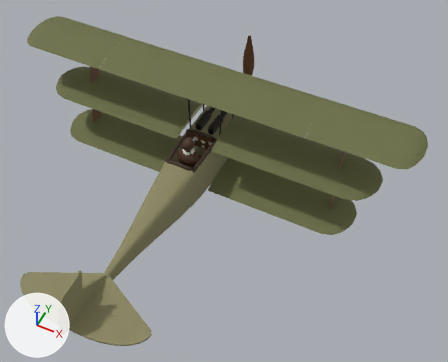
A saved change to the glTF model public/models/fokker_dri.glb.
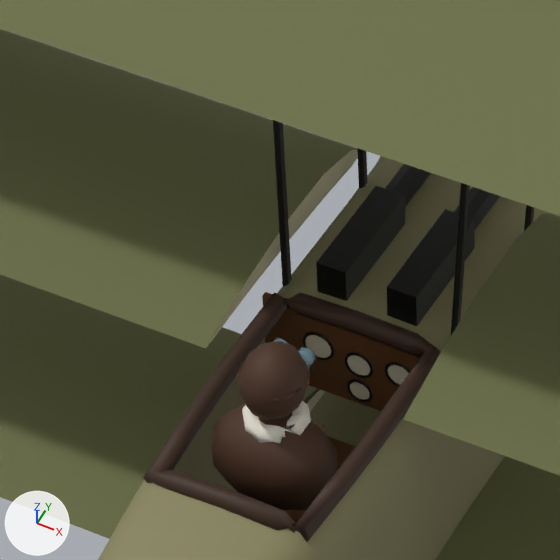
Old and new are each drawn whole from a camera (50 mm lens) standing at (3.81, -7.16, 7.93) and looking at (0.7, -0.94, 0.15) and again close up on the part from 31% to 53% of the width and 22% to 49% of the height. Every picture has the same lights, and +X, +Y and +Z are marked at lower left. The older version's two pictures come first. Where no turn or scale is listed for an object, it has been applied to the vertices. Vertices at exactly the same position are counted once.

The first close-up shows 'Coaming', 'CockpitInterior', 'Fuselage', 'Gauge_Compass', 'Guns', 'Pilot_Figure', 'Struts', 'Wing_Lower_L', 'Wing_Lower_R', 'Wing_Middle_L', 'Wing_Middle_R', 'Wing_Upper_L', 'Wing_Upper_R' and 7 more.
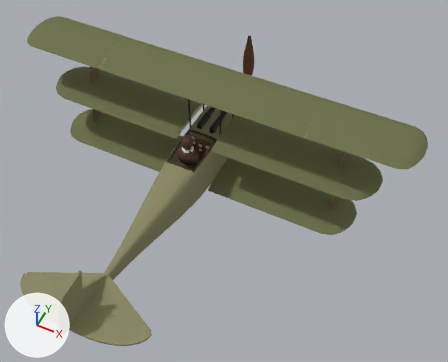
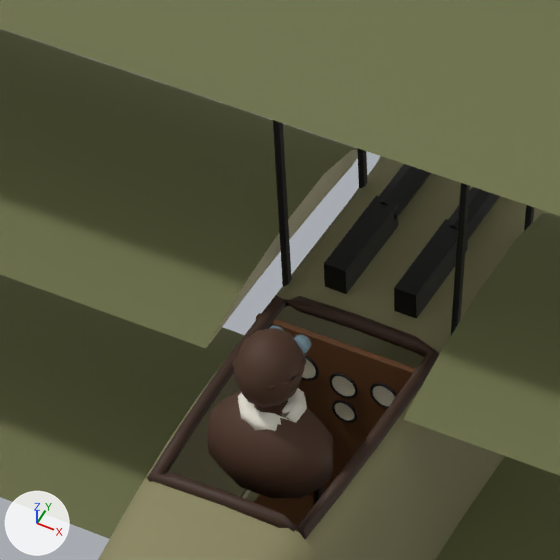
The edits, one by one:
me_cockpitinterior is used by ob_cockpitinterior; location (0.0, 0.0, 0.0).
me_cockpitinterior had 62 vertices, 96 faces and spanned x -0.331..0.331, y -1.3..-0.2, z -0.329..0.399.
me_cockpitinterior now has 62 vertices, 96 faces and spans x -0.298..0.298, y -1.3..-0.2, z -0.339..0.409.
me_cockpitinterior part 1: the loose piece of 8 vertices spanning x -0.331..0.331, y -0.36..-0.34, z 0.079..0.399 is scaled about its middle by (0.9, 1, 2.34), then moved by (0.0, -0.1, -0.204).
me_coaming is used by ob_coaming; location (0.0, 0.0, 0.0).
me_coaming had 96 vertices, 192 faces and spanned x -0.3..0.3, y -1.205..-0.335, z 0.359..0.47.
me_coaming now has 96 vertices, 192 faces and spans x -0.289..0.289, y -1.194..-0.346, z 0.369..0.46.
me_coaming part 2: 96 of 96 vertices moved; they spanned x -0.3..0.3, y -1.205..-0.335, z 0.359..0.47 and now span x -0.289..0.289, y -1.194..-0.346, z 0.369..0.46; mean shift (0.0, 0.0, 0.0).
me_guns is used by ob_guns; location (0.0, 0.0, 0.0).
me_guns had 72 vertices, 120 faces and spanned x -0.17..0.17, y -0.3..0.893, z 0.424..0.554.
me_guns now has 72 vertices, 120 faces and spans x -0.165..0.165, y -0.277..0.893, z 0.442..0.544.
me_guns part 3: the loose piece of 8 vertices spanning x -0.17..-0.07, y -0.3..0.089, z 0.424..0.554 is scaled about its middle by (0.75, 0.882, 0.731).
me_guns part 4: the loose piece of 8 vertices spanning x 0.07..0.17, y -0.3..0.089, z 0.424..0.554 is scaled about its middle by (0.75, 0.882, 0.731).
me_pilot_figure is used by ob_pilot_figure; location (0.0, 0.0, 0.0).
me_pilot_figure had 304 vertices, 588 faces and spanned x -0.205..0.205, y -1.02..-0.74, z 0.165..0.755.
me_pilot_figure now has 304 vertices, 588 faces and spans x -0.205..0.205, y -1.04..-0.76, z 0.235..0.825.
me_pilot_figure part 5: the whole mesh is moved by (0.0, -0.02, 0.07).
Object 'Gauge_Compass' (ob_gauge_compass) moves from (0.0, -0.363, 0.139) to (0.0, -0.463, 0.139).

Pixel boxes [x1, y1, x2, y2] of what changed, in the close-ups (560 x 560 px; the box of a moved part takes in the faces that stretch with it):
'Pilot_Figure', moved
    before: [212, 338, 337, 510]
    after: [207, 325, 333, 498]
'Coaming', reshaped
    before: [143, 292, 441, 542]
    after: [147, 295, 440, 539]
'Guns', reshaped
    before: [316, 164, 500, 326]
    after: [324, 164, 500, 319]
'CockpitInterior', reshaped (7% shorter)
    before: [262, 292, 420, 522]
    after: [254, 313, 416, 526]
'Gauge_Compass', moved
    before: [350, 382, 370, 400]
    after: [335, 403, 354, 420]
part 1 of me_cockpitinterior, moved or reshaped
    before: [262, 292, 420, 411]
    after: [256, 313, 416, 498]
part 3 of me_guns, moved or reshaped
    before: [316, 186, 405, 301]
    after: [324, 196, 398, 294]
part 4 of me_guns, moved or reshaped
    before: [387, 209, 474, 326]
    after: [394, 219, 467, 319]
